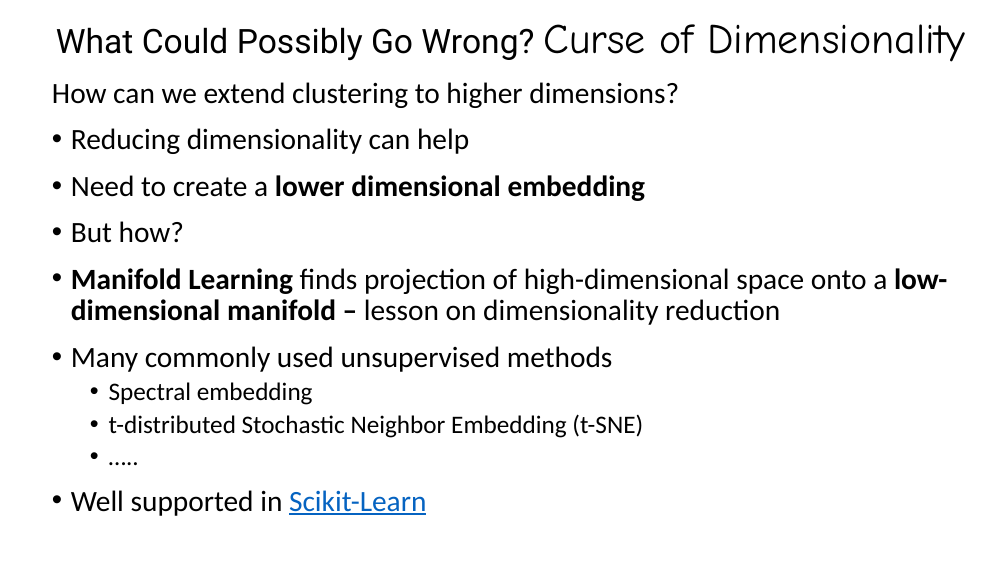
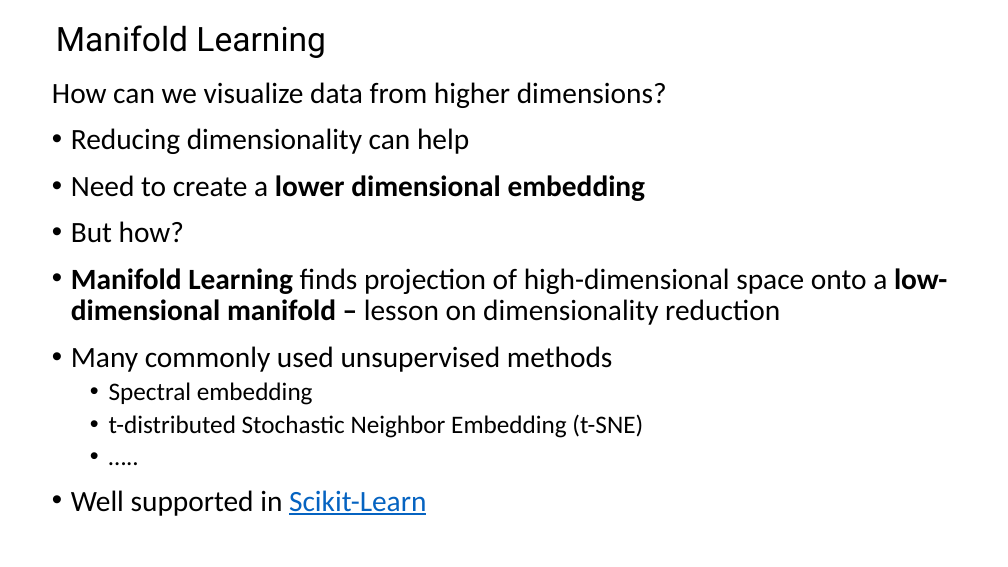
Before and after one commit to StephenElston/CSCI-E-108, a slide deck: slide 27 of slides/10_DimensionalityReduction_Part2.pptx (slide 12 before the commit). Drawn at 1008x567 pixels with LibreOffice and Linux fonts; fonts in the diff are those of the drawing. Boxes give left, top, right and bottom in pixels: in the first picture for what was removed or moved away, otherwise in the second. Text is boxed around its words. In the diff, an @@ line names an element or a change of style, - is before the commit and + after.

```diff
--- a/slides/10_DimensionalityReduction_Part2.pptx
+++ b/slides/10_DimensionalityReduction_Part2.pptx
@@ title at [56,25,326,58]: text changed @@
-What Could Possibly Go Wrong? Curse of Dimensionality
+Manifold Learning
@@ text at [52,82,667,108]: text changed @@
-How can we extend clustering to higher dimensions?
+How can we visualize data from higher dimensions?
```
Also in this commit, not shown: 10 other slides changed, 12 slides added.
